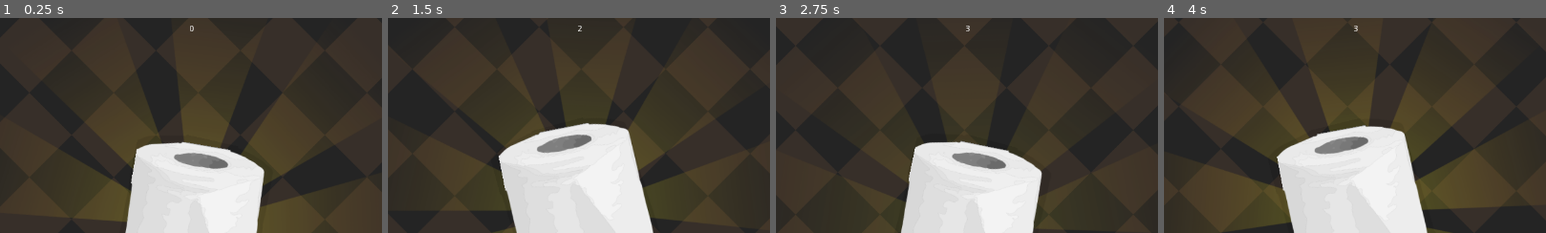
Above: before the commit, frames 1-4 (left to right).
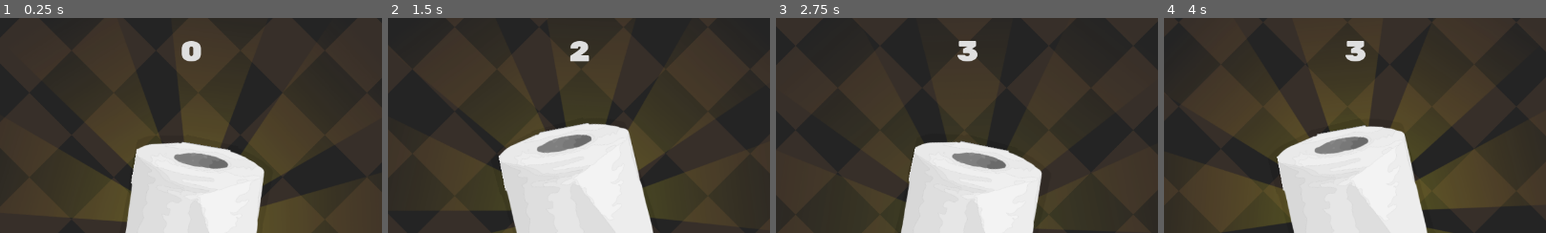
Above: after the commit, the same moments.

Repository: magwoo/PaperClicker
Game: Godot game, scene res://gameplay/game.tscn
The game is run twice, just before and just after one commit, with the same random seed, the same clock (stepped at 60 frames per second) and the same inputs.
Inputs (mouse positions are % of the whole screen's width and height, from its top left):
- Up to frame 1 (0.25 s): no input
- Up to frame 2 (1.5 s): click (50, 50) at 0.5 s; click (50, 50) at 1.25 s
- Up to frame 3 (2.75 s): click (50, 50) at 2 s
- Up to frame 4 (4 s): move the mouse to (72, 45) at 2.77 s; move the mouse to (30, 55) at 3.52 s
The pictures show only the part of the screen within x 25-75%, y 3-53%; the shares and areas given below are measured in that part.

The runs differ from the first frame. In frame 1, 0.4% of the frame differs, in the area x 47-53%, y 3-21%; in frame 2, 0.4%; in frame 3, 0.4%; in frame 4, 0.4%.

Commit message:
added font

Diff:
--- a/gameplay/game.tscn
+++ b/gameplay/game.tscn
@@ -1,8 +1,14 @@
-[gd_scene load_steps=4 format=2]
+[gd_scene load_steps=6 format=2]
 
 [ext_resource path="res://gameplay/game.gd" type="Script" id=1]
 [ext_resource path="res://menu/shop/shop.tscn" type="PackedScene" id=2]
 [ext_resource path="res://gameplay/paper/paper.tscn" type="PackedScene" id=3]
+[ext_resource path="res://resources/fonts/rubik.ttf" type="DynamicFontData" id=4]
+
+[sub_resource type="DynamicFont" id=1]
+size = 48
+use_filter = true
+font_data = ExtResource( 4 )
 
 [node name="HBoxContainer" type="HBoxContainer"]
 anchor_right = 1.0
@@ -23,7 +29,9 @@
 anchor_right = 0.5
 margin_left = -296.0
 margin_right = 296.0
-margin_bottom = 82.0
+margin_bottom = 160.0
+custom_colors/font_color = Color( 0.87451, 0.87451, 0.87451, 1 )
+custom_fonts/font = SubResource( 1 )
 text = "123"
 align = 1
 valign = 1
Binary file added: resources/fonts/rubik.ttf
